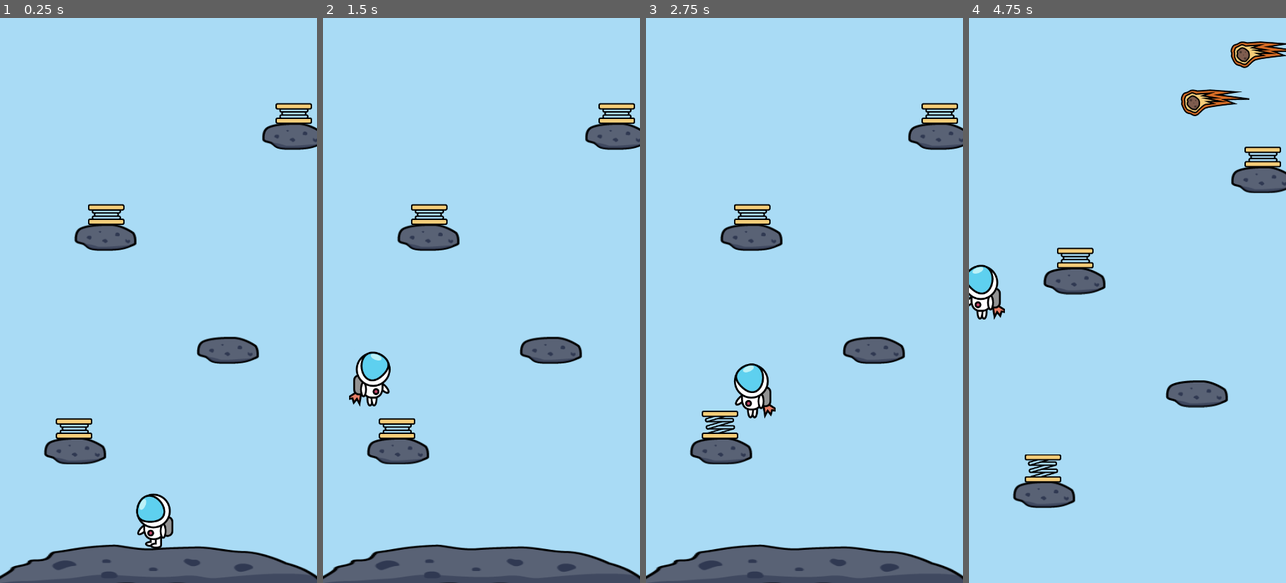
Above: before the commit, frames 1-4 (left to right).
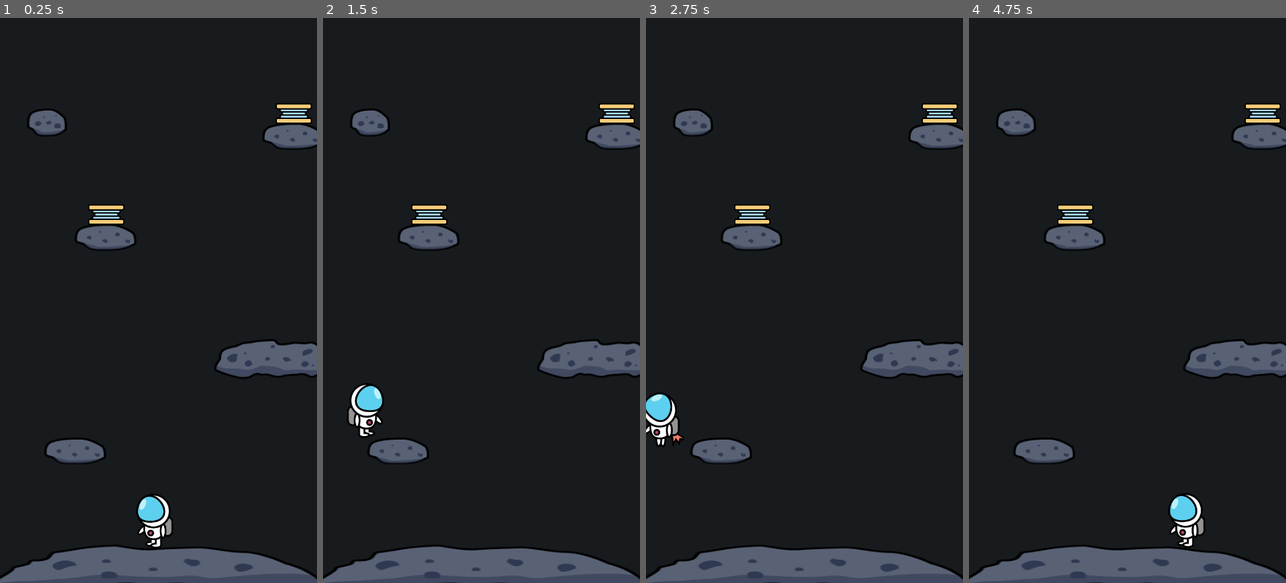
Above: after the commit, the same moments.

Repository: anyu/space-escape
Game: Godot game, scene res://scenes/World.tscn
The game is run twice, just before and just after one commit, with the same random seed, the same clock (stepped at 60 frames per second) and the same inputs.
Inputs:
- Up to frame 1 (0.25 s): no input
- Up to frame 2 (1.5 s): hold D (move_right) from 0.53 s (still down); tap Space (jump) at 0.77 s
- Up to frame 3 (2.75 s): tap Space (jump) at 1.52 s; release D (move_right) at 2.03 s; hold A (move_left) from 2.03 s (still down)
- Up to frame 4 (4.75 s): release A (move_left) at 2.78 s; hold D (move_right) 2.78-4.28 s; tap Space (jump) at 3.02, 3.77, 4.52 s; hold A (move_left) from 4.28 s (still down)

The runs differ from the first frame. In frame 1, 91% of the frame differs, in the area x 0-100%, y 0-99%; in frame 2, 92%; in frame 3, 92%; in frame 4, 99%, in the area x 0-100%, y 0-100%.

Commit message:
diff size asteroids; no meteroids

Diff:
--- a/project.godot
+++ b/project.godot
@@ -95,4 +95,4 @@
 quality/driver/driver_name="GLES2"
 vram_compression/import_etc=true
 vram_compression/import_etc2=false
-environment/default_clear_color=Color( 0.662745, 0.858824, 0.960784, 1 )
+environment/default_clear_color=Color( 0.0941176, 0.105882, 0.113725, 1 )
--- /dev/null
+++ b/scenes/Asteroid_lg.tscn
@@ -0,0 +1,16 @@
+[gd_scene load_steps=2 format=2]
+
+[ext_resource path="res://images/asteroid_lg.png" type="Texture" id=1]
+
+[node name="Asteroid" type="StaticBody2D"]
+
+[node name="Sprite" type="Sprite" parent="."]
+position = Vector2( 214, 965 )
+scale = Vector2( 1.7247, 1.53659 )
+texture = ExtResource( 1 )
+offset = Vector2( -24.9227, 10.0575 )
+
+[node name="CollisionPolygon2D" type="CollisionPolygon2D" parent="."]
+position = Vector2( 184, 976 )
+scale = Vector2( 1.7247, 1.53659 )
+polygon = PoolVector2Array( 18.554, -15.619, 27.8309, -20.8254, 41.7464, -20.8254, 51.0234, -20.8254, 55.6619, -15.619, 60.3003, -10.4127, 60.3003, 0, 60.3003, 15.619, 60.3003, 20.8253, 49.4, 30, 46.4, 28, 39.2, 28, 23.3, 30, -1.5, 30, -16.2, 28.2, -19.1, 30, -50.2, 30, -73, 20.4, -78.8543, 15.619, -69.5773, -5.20636, -64.9388, -10.4127, -46.3849, -15.619, -32.4694, -20.8254, -13.9155, -20.8254, 0, -20.8254, 4.63849, -15.619 )
--- /dev/null
+++ b/scenes/Asteroid_sm.tscn
@@ -0,0 +1,16 @@
+[gd_scene load_steps=2 format=2]
+
+[ext_resource path="res://images/asteroid-sm.png" type="Texture" id=1]
+
+[node name="Asteroid" type="StaticBody2D"]
+
+[node name="Sprite" type="Sprite" parent="."]
+position = Vector2( 214, 965 )
+scale = Vector2( 1.7247, 1.53659 )
+texture = ExtResource( 1 )
+offset = Vector2( -24.9227, 10.0575 )
+
+[node name="CollisionPolygon2D" type="CollisionPolygon2D" parent="."]
+position = Vector2( 182, 972 )
+scale = Vector2( 1.7247, 1.53659 )
+polygon = PoolVector2Array( 2.31924, -13.0158, 10.4366, -7.15869, 14.4953, 3.25397, 12.7558, 16.9206, -0.579811, 23.4285, -16, 21.5, -27, 12.1, -28.9905, 1.95239, -20.8732, -8.46027, -6.37792, -12.3651 )
--- a/scenes/World.tscn
+++ b/scenes/World.tscn
@@ -8,55 +8,11 @@
 [ext_resource path="res://scenes/Asteroid.tscn" type="PackedScene" id=6]
 [ext_resource path="res://scenes/Meteoroid.tscn" type="PackedScene" id=7]
 [ext_resource path="res://scripts/World.gd" type="Script" id=8]
+[ext_resource path="res://scenes/Asteroid_lg.tscn" type="PackedScene" id=9]
+[ext_resource path="res://scenes/Asteroid_sm.tscn" type="PackedScene" id=10]
 
 [sub_resource type="RectangleShape2D" id=1]
 extents = Vector2( 41.5, 23.5 )
-
-[sub_resource type="Animation" id=2]
-length = 0.001
-loop = true
-tracks/0/type = "value"
-tracks/0/path = NodePath("../Sprite:frame")
-tracks/0/interp = 1
-tracks/0/loop_wrap = true
-tracks/0/imported = false
-tracks/0/enabled = true
-tracks/0/keys = {
-"times": PoolRealArray( 0 ),
-"transitions": PoolRealArray( 1 ),
-"update": 0,
-"values": [ 0 ]
-}
-
-[sub_resource type="Animation" id=3]
-resource_name = "active"
-tracks/0/type = "value"
-tracks/0/path = NodePath("../Sprite:frame")
-tracks/0/interp = 1
-tracks/0/loop_wrap = true
-tracks/0/imported = false
-tracks/0/enabled = true
-tracks/0/keys = {
-"times": PoolRealArray( 0, 0.1 ),
-"transitions": PoolRealArray( 1, 1 ),
-"update": 0,
-"values": [ 0, 1 ]
-}
-
-[sub_resource type="Animation" id=4]
-resource_name = "idle"
-tracks/0/type = "value"
-tracks/0/path = NodePath("../Sprite:frame")
-tracks/0/interp = 1
-tracks/0/loop_wrap = true
-tracks/0/imported = false
-tracks/0/enabled = true
-tracks/0/keys = {
-"times": PoolRealArray( 0 ),
-"transitions": PoolRealArray( 1 ),
-"update": 0,
-"values": [ 0 ]
-}
 
 [sub_resource type="Animation" id=8]
 length = 0.001
@@ -152,12 +108,11 @@
 
 [sub_resource type="Curve2D" id=14]
 _data = {
-"points": PoolVector2Array( 0, 0, 0, 0, 0, 0, 0, 0, 0, 0, 720, 0, 0, 0, 0, 0, 720, 1280, 0, 0, 0, 0, 0, 1280, 0, 0, 0, 0, 0, 8, 0, 0, 0, 0, 0, 0, 0, 0, 0, 0, 0, 0, 0, 0, 0, 0, 0, 8, 0, 0, 0, 0, 0, 0, 0, 0, 0, 0, 0, 0, 0, 0, 0, 0, 720, 0, 0, 0, 0, 0, 720, 1280, 0, 0, 0, 0, 0, 1280, 0, 0, 0, 0, 0, 0 )
+"points": PoolVector2Array( 0, 0, 0, 0, 0, 8, 0, 0, 0, 0, 720, 8, 0, 0, 0, 0, 720, 1288, 0, 0, 0, 0, 0, 1288, 0, 0, 0, 0, 0, 8 )
 }
 
 [node name="World" type="Node2D"]
 script = ExtResource( 8 )
-meteoroid_scene = ExtResource( 7 )
 
 [node name="Player" parent="." instance=ExtResource( 2 )]
 position = Vector2( 350, 1156 )
@@ -194,32 +149,7 @@
 scale = Vector2( 2.87109, 1.41667 )
 polygon = PoolVector2Array( 52.5932, -31.7647, 79.7606, -19.0588, 95.434, -15.5294, 112.849, -4.94122, 133.399, 17.647, …(359 unchanged characters)…
 
-[node name="Spring" type="Area2D" parent="."]
-z_index = 1
-script = ExtResource( 4 )
-__meta__ = {
-"_edit_group_": true
-}
-
-[node name="Sprite" type="Sprite" parent="Spring"]
-position = Vector2( 168, 922 )
-texture = ExtResource( 3 )
-hframes = 2
-
-[node name="CollisionShape2D" type="CollisionShape2D" parent="Spring"]
-position = Vector2( 168, 930 )
-shape = SubResource( 1 )
-
-[node name="AnimationPlayer" type="AnimationPlayer" parent="Spring"]
-root_node = NodePath("../CollisionShape2D")
-anims/RESET = SubResource( 2 )
-anims/active = SubResource( 3 )
-anims/idle = SubResource( 4 )
-
 [node name="Asteroid" parent="." instance=ExtResource( 6 )]
-
-[node name="Asteroid2" parent="." instance=ExtResource( 6 )]
-position = Vector2( 347, -228 )
 
 [node name="Spring3" type="Area2D" parent="."]
 z_index = 1
@@ -275,9 +205,6 @@
 "_edit_group_": true
 }
 
-[node name="Meteoroid" parent="." instance=ExtResource( 7 )]
-collision_layer = 0
-
 [node name="MeteoroidTimer" type="Timer" parent="."]
 wait_time = 0.5
 
@@ -289,8 +216,20 @@
 curve = SubResource( 14 )
 
 [node name="MeteoroidSpawnLocation" type="PathFollow2D" parent="MeteoroidPath"]
-
-[connection signal="body_entered" from="Spring" to="Player" method="_on_Spring_body_entered"]
+position = Vector2( 0, 8 )
+rotate = false
+
+[node name="Meteoroid" parent="MeteoroidPath/MeteoroidSpawnLocation" instance=ExtResource( 7 )]
+position = Vector2( 1280, 5.59506e-05 )
+rotation = 1.5708
+collision_layer = 0
+
+[node name="Asteroid-lg" parent="." instance=ExtResource( 9 )]
+position = Vector2( 440, -208 )
+
+[node name="Asteroid-sm" parent="." instance=ExtResource( 10 )]
+position = Vector2( -64, -744 )
+
 [connection signal="body_entered" from="Spring3" to="Player" method="_on_Spring_body_entered"]
 [connection signal="body_entered" from="Spring4" to="Player" method="_on_Spring_body_entered"]
 [connection signal="timeout" from="MeteoroidTimer" to="." method="_on_MeteoroidTimer_timeout"]
--- a/scripts/World.gd
+++ b/scripts/World.gd
@@ -1,38 +1,34 @@
 extends Node2D
 
-export(PackedScene) var meteoroid_scene
+#export(PackedScene) var meteoroid_scene
 
-func game_over():
-	$MeteoroidTimer.stop()
+#func game_over():
+#	$MeteoroidTimer.stop()
+#
+#func new_game():
+#	$StartTimer.start()
 
-func new_game():
-	$StartTimer.start()
+#func _ready():
+#	randomize()
+#	new_game()
 
-func _ready():
-	randomize()
-	new_game()
+#
+#func _on_StartTimer_timeout():
+#	$MeteoroidTimer.start()
 
-
-func _on_StartTimer_timeout():
-	$MeteoroidTimer.start()
-
-func _on_MeteoroidTimer_timeout():
-	var meteoroid = meteoroid_scene.instance()
-
-	var random_x = int(get_viewport_rect().size.x)
-	var random_y = -int(get_viewport_rect().size.y)
-
-	var meteoroid_spawn_location = Vector2(random_x, random_y)
-	meteoroid.position = meteoroid_spawn_location
-
-	# Set the meteoroid's direction to move downward.
-	var direction = PI / 4
-	meteoroid.rotation = direction
-
-	var velocity = Vector2(0.0, rand_range(350.0, 650.0))
-	meteoroid.linear_velocity = velocity.rotated(direction)
-
-	var gravity_acceleration = 9.8
-	meteoroid.linear_velocity.y -= gravity_acceleration
-
-	add_child(meteoroid)
+#func _on_MeteoroidTimer_timeout():
+#	var meteoroid = meteoroid_scene.instance()
+#	var meteoroid_spawn_location = get_node("MeteoroidPath/MeteoroidSpawnLocation")
+#	meteoroid_spawn_location.offset = randi()
+#
+#	var direction = meteoroid_spawn_location.rotation + PI / 2
+#	meteoroid.position = meteoroid_spawn_location.position
+#	meteoroid.rotation = direction
+#
+#	var velocity = Vector2(rand_range(150.0, 250.0), 0.0)
+#	meteoroid.linear_velocity = velocity.rotated(direction)
+##
+#	var gravity_acceleration = 9.8
+#	meteoroid.linear_velocity.y -= gravity_acceleration
+#
+#	add_child(meteoroid)
Binary file added: images/asteroid_lg.png
Not shown: 1 places in scenes/World.tscn that only renumber resources
